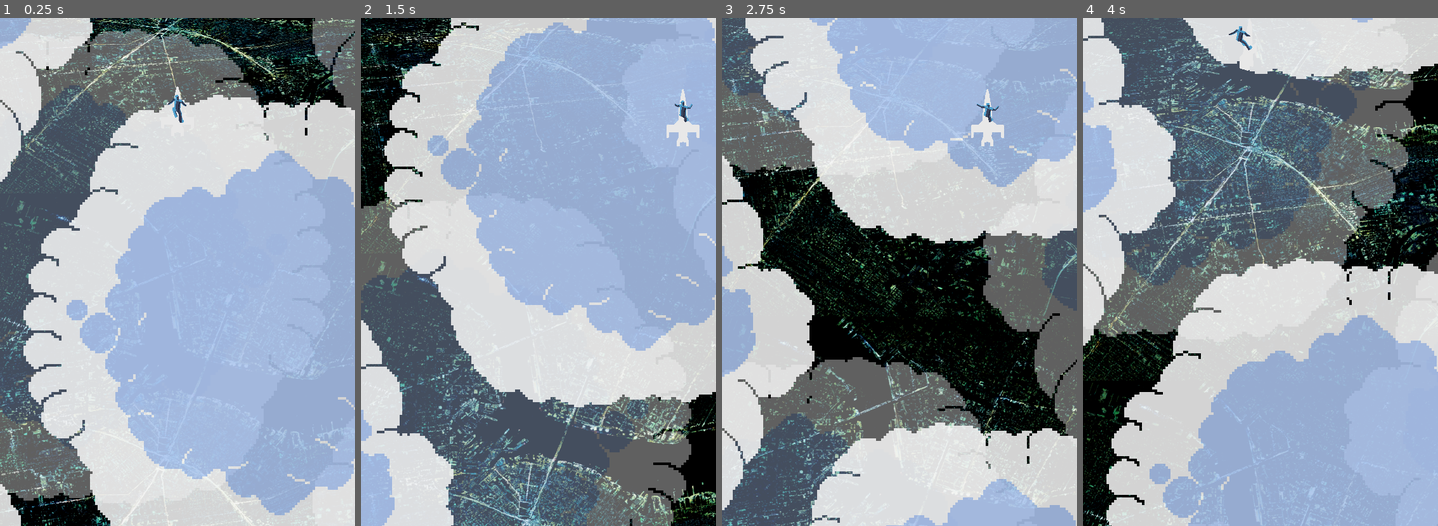
Above: before the commit, frames 1-4 (left to right).
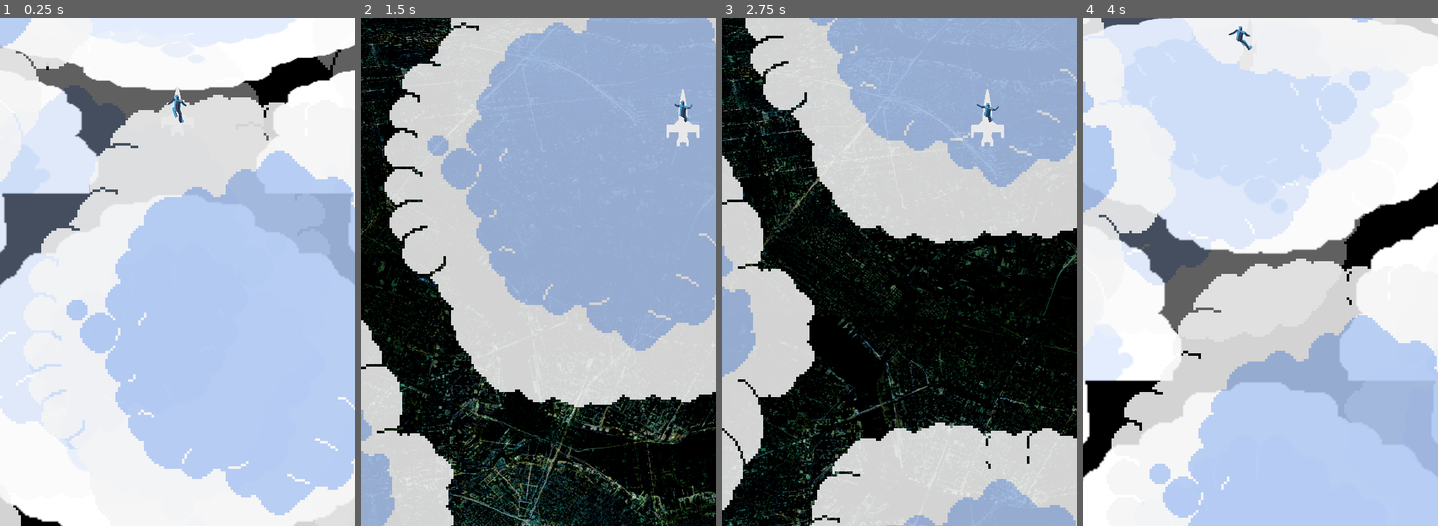
Above: after the commit, the same moments.

Repository: crayonmelon/bigmodejam
Game: Godot game, scene res://scenes/Main_Game.tscn
The game is run twice, just before and just after one commit, with the same random seed, the same clock (stepped at 60 frames per second) and the same inputs. The project has no main scene, so this scene is started directly. The engine's default icon, where the game draws it, is replaced by a stand-in: a white triangle on a blue panel in a dark square.
Inputs:
- Up to frame 1 (0.25 s): no input
- Up to frame 2 (1.5 s): hold D (RIGHT) 0.53-1.28 s; hold Space (SHOOT) 0.53-1.28 s; hold S (DOWN) from 1.28 s (still down); tap E (SWAP) at 1.35 s
- Up to frame 3 (2.75 s): release S (DOWN) at 2.03 s; hold D (RIGHT) from 2.03 s (still down); hold Space (SHOOT) from 2.03 s (still down)
- Up to frame 4 (4 s): release D (RIGHT) at 2.78 s; release Space (SHOOT) at 2.78 s; hold W (UP) 2.78-3.53 s; tap E (SWAP) at 2.85 s; hold A (LEFT) from 3.53 s (still down); hold Space (SHOOT) from 3.53 s (still down)

The runs differ from the first frame. In frame 1, 37% of the frame differs, in the area x 0-100%, y 0-100%; in frame 2, 26%; in frame 3, 24%; in frame 4, 57%.

Commit message:
added text scroll

Diff:
--- a/scripts/TextureScroll.gd
+++ b/scripts/TextureScroll.gd
@@ -3,5 +3,15 @@
 @export var scrollDirection: Vector3 = Vector3(1, 0, 0)
 @export var scrollSpeed: float = 5
 
+@export var texture_heaven = preload("res://sprites/Citymap001.png")
+@export var texture_hell = preload("res://sprites/Cloud_layer_001.png")
+
+func _ready():
+	_change_sprite(GameManager.is_heaven)
+	GameManager.Swap_Mode.connect(_change_sprite)
+
 func _process(delta):
 	get_surface_override_material(0).uv1_offset += scrollDirection * scrollSpeed * delta
+
+func _change_sprite(is_heaven):
+	get_surface_override_material(0).albedo_texture = texture_heaven if is_heaven else texture_hell
